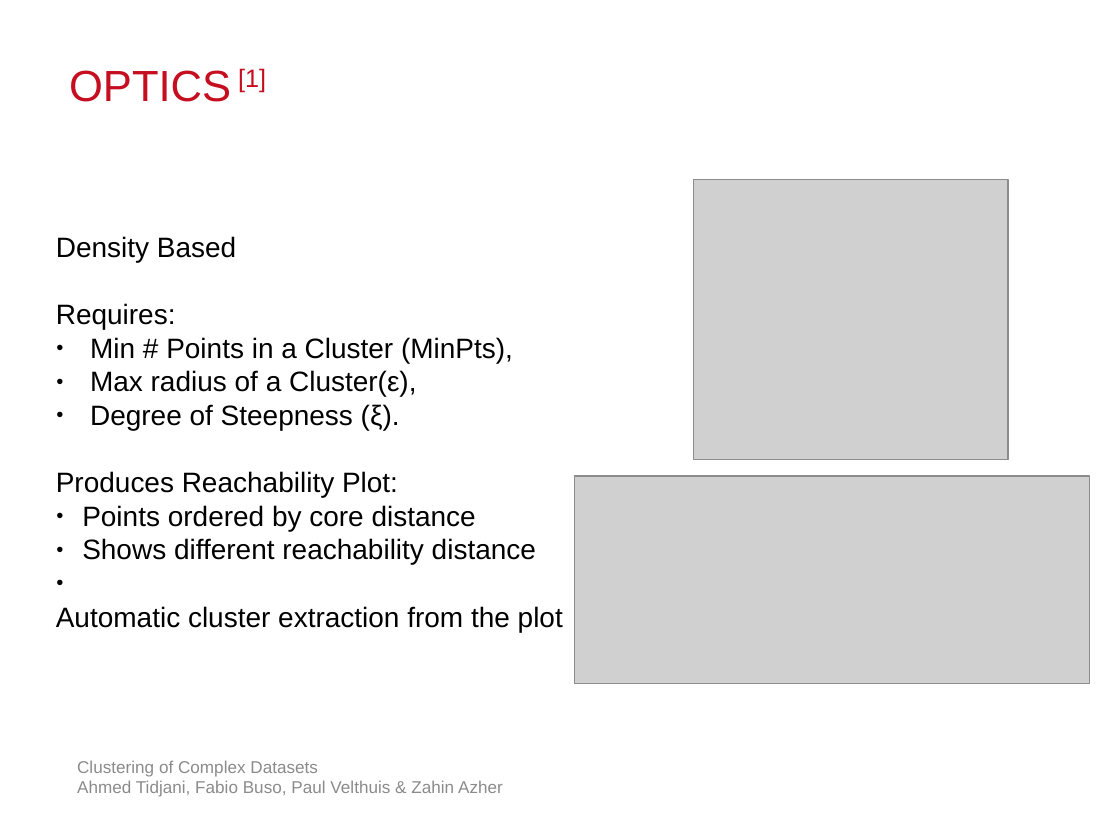
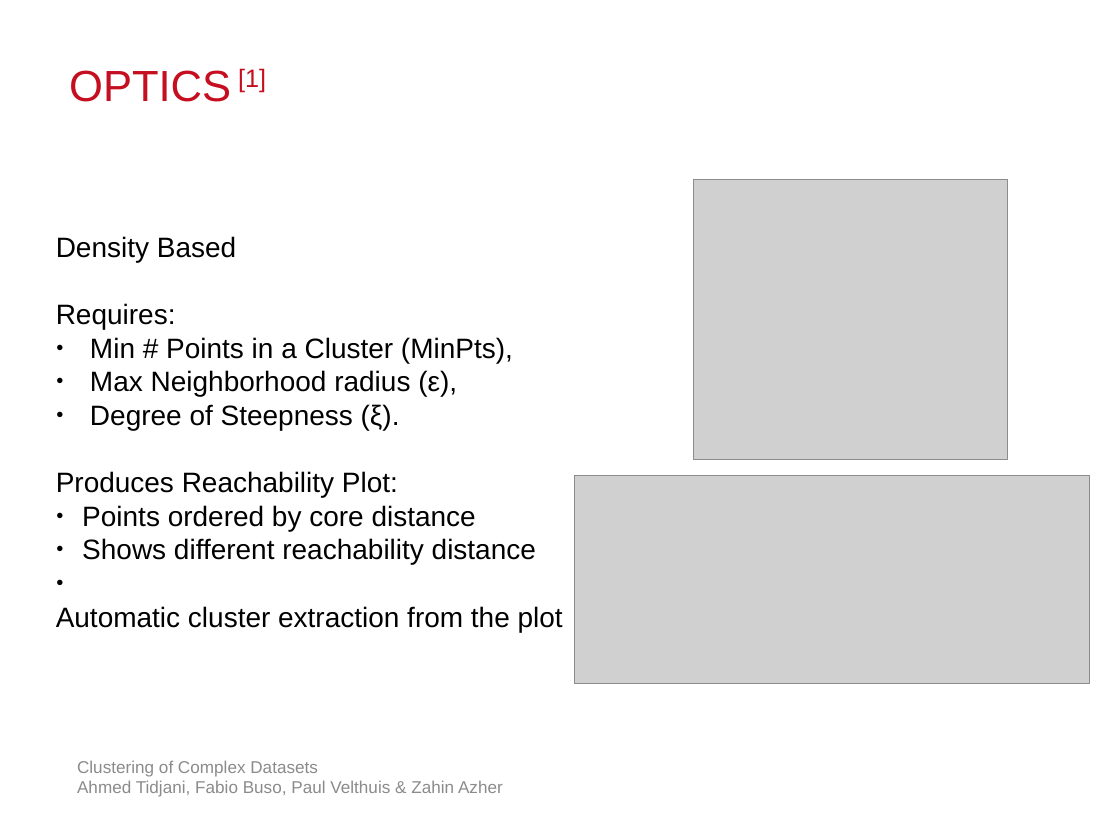
Before and after one commit to atidjani/IoSL_Clustering, a slide deck: slide 4 of Presentations/Milestone.pptx. Drawn at 1120x840 pixels with LibreOffice and Linux fonts; fonts in the diff are those of the drawing; grey boxes stand for pictures; background and template pictures are left out. Boxes give left, top, right and bottom in pixels: in the first picture for what was removed or moved away, otherwise in the second. Text is boxed around its words. In the diff, an @@ line names an element or a change of style, - is before the commit and + after.

```diff
--- a/Presentations/Milestone.pptx
+++ b/Presentations/Milestone.pptx
@@ text at bbox=[90, 370, 457, 396]: text changed @@
-● Max radius of a Cluster(ε),
+● Max Neighborhood radius (ε),
```
Also in this commit, not shown: 2 other slides changed.
